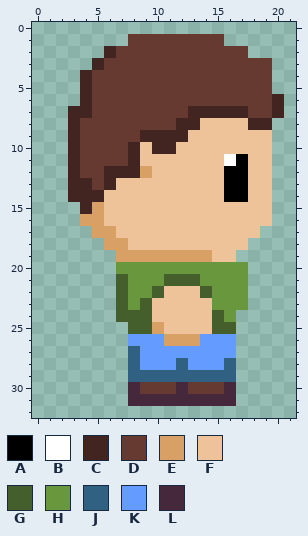
A pixel-art file gets an edit: Assets/PlayerSingle.aseprite. This is how it looked before the edit.
22x33 pixels, 1 frame. Colours within 5 levels of each other are drawn and written as one.
Palette (. is transparent): A #000000  B #ffffff  C #422520  D #663931  E #d9a066  F #eec39a  G #445e2c  H #69973d  J #306082  K #639bff  L #45283c
Pixels before, first column x 3:
 1 .....DDDDDDDD.....
 2 ...CDDDDDDDDDDD...
 3 ..CDDDDDDDDDDDDDD.
 4 .CDDDDDDDDDDDDDDD.
 5 .CDDDDDDDDDDDDDDD.
 6 .CDDDDDDDDDDDDDDDC
 7 CCDDDDDDDDCCCCCDDC
 8 CDDDDDDDDCCFFFFCC.
 9 CDDDDDCCCCFFFFFFF.
10 CDDDDCFCCFFFFFFFF.
11 CDDDDCFFFFFFFBAFF.
12 CDDCCCEFFFFFFAAFF.
13 CCDCFFFFFFFFFAAFF.
14 CCCFFFFFFFFFFAAFF.
15 .CEFFFFFFFFFFFFFF.
16 .EEFFFFFFFFFFFFFF.
17 ..EEFFFFFFFFFFFF..
18 ...EEFFFFFFFFFF...
19 ....EEEEEEEEFF....
20 ....HHHHHHHHHHH...
21 ....GHHHGGGHHHH...
22 ....GHHGFFFGHHH...
23 ....GHGFFFFFHHH...
24 ....GGGFFFFFGH....
25 .....GGEFFFFGG....
26 .....KKKEEEKKK....
27 .....JKKKKKKKK....
28 .....JKKKJKKKJ....
29 .....JJJJJJJJJ....
30 .....LDDDLDDDL....
31 .....LLLLLLLLL....
The same view after the edit:
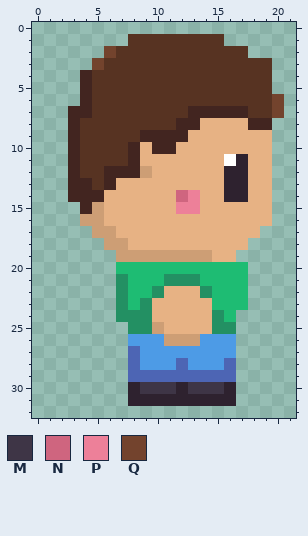
Colours new in this view: M #3e3546  N #cf657f  P #ed8099  Q #73432d
The exact change:
Colour D changes from #663931 to #573322.
Colour E changes from #d9a066 to #cd9e75.
Colour F changes from #eec39a to #e7b284.
Colour G changes from #445e2c to #239063.
Colour H changes from #69973d to #1ebc73.
Colour J changes from #306082 to #4d65b4.
Colour K changes from #639bff to #4d9be6.
Colour L changes from #45283c to #2e222f.
Layer "Layer 1":
The edit turns colour A into colour L in row 11 at x 17; in rows 12 to 14 at x 16 to 17.
The edit turns colour D into colour M in row 30 at x 9 to 11 and 13 to 15.
The edit turns colour F into colour N in row 14 at x 12.
The edit turns colour F into colour P in row 14 at x 13; in row 15 at x 12 to 13.
The edit turns colour C into colour Q in row 2 at x 6; in row 3 at x 5; in rows 6 to 7 at x 20.
